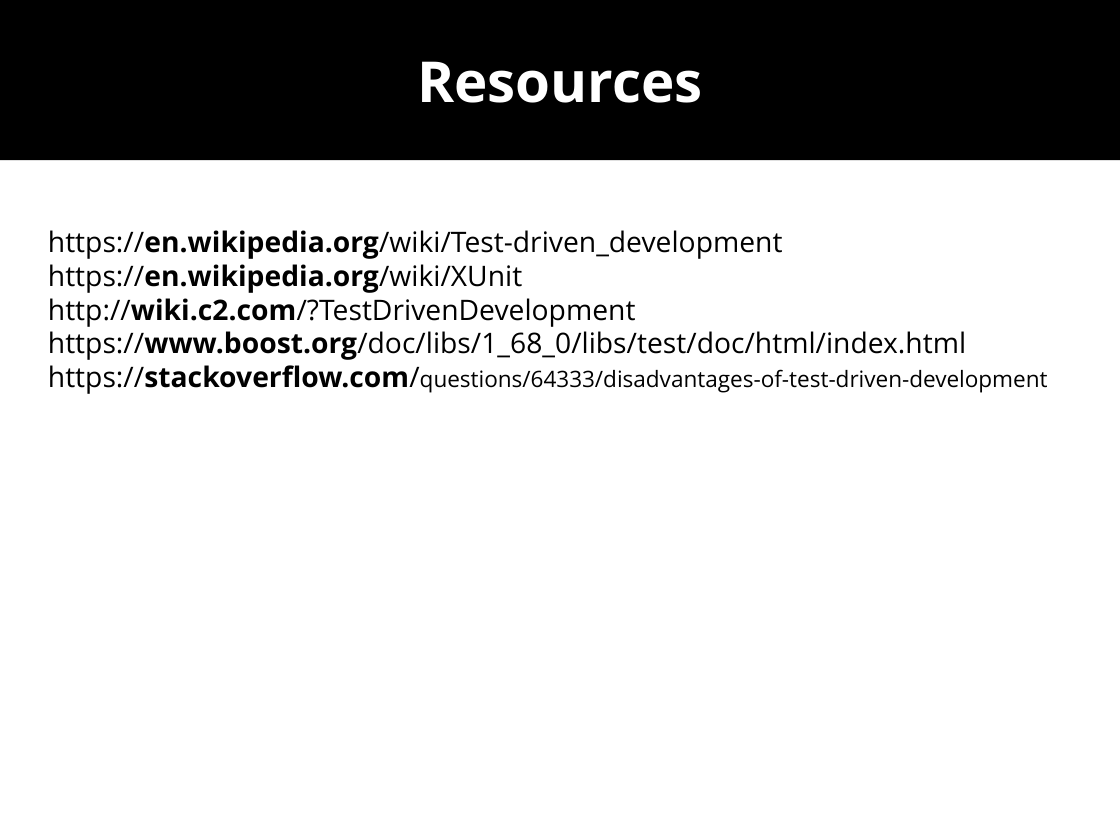
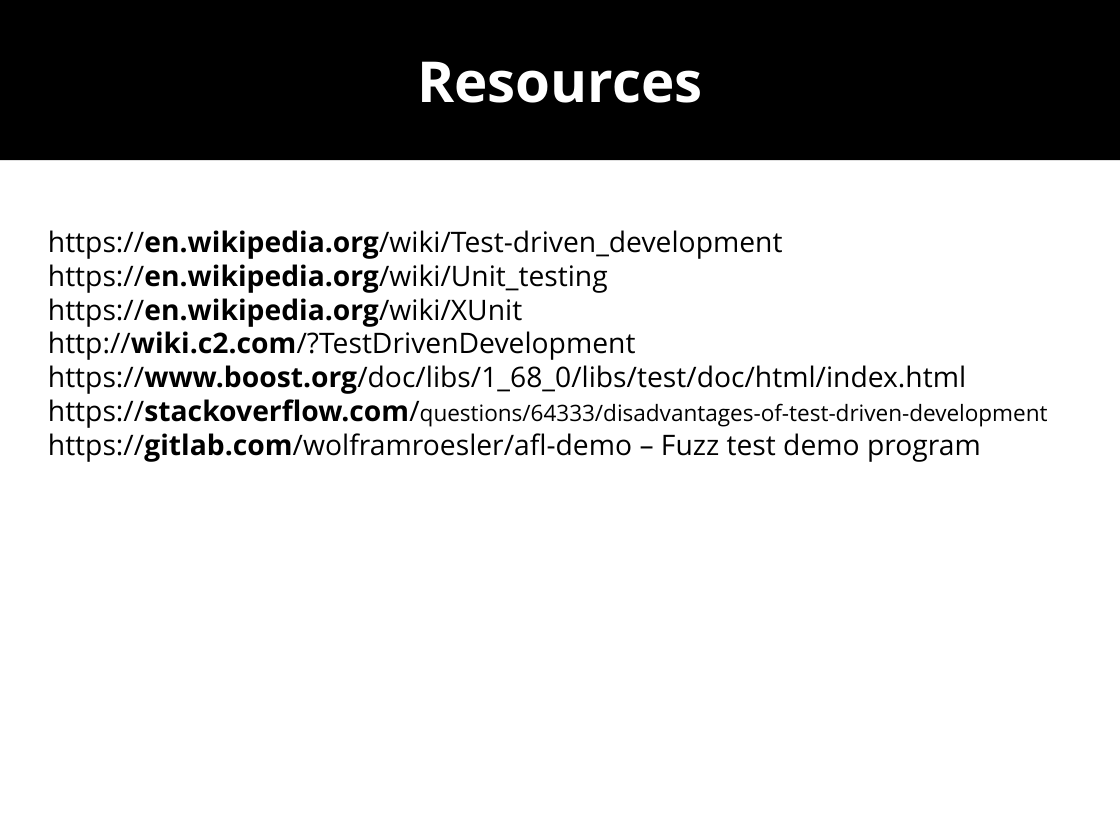
Before and after one commit to wolframroesler/Talks, a slide deck: slide 16 of tdd.odp (slide 7 before the commit). Drawn at 1120x840 pixels with LibreOffice and Linux fonts; fonts in the diff are those of the drawing. Boxes give left, top, right and bottom in pixels: in the first picture for what was removed or moved away, otherwise in the second. Text is boxed around its words. In the diff, an @@ line names an element or a change of style, - is before the commit and + after.

```diff
--- a/tdd.odp
+++ b/tdd.odp
@@ text at <box>48,264,608,293</box>: paragraph added @@
+https://en.wikipedia.org/wiki/Unit_testing
@@ text at <box>48,433,981,462</box>: paragraph added @@
+https://gitlab.com/wolframroesler/afl-demo – Fuzz test demo program
```
Also in this commit, not shown: 3 other slides changed, 9 slides added.
